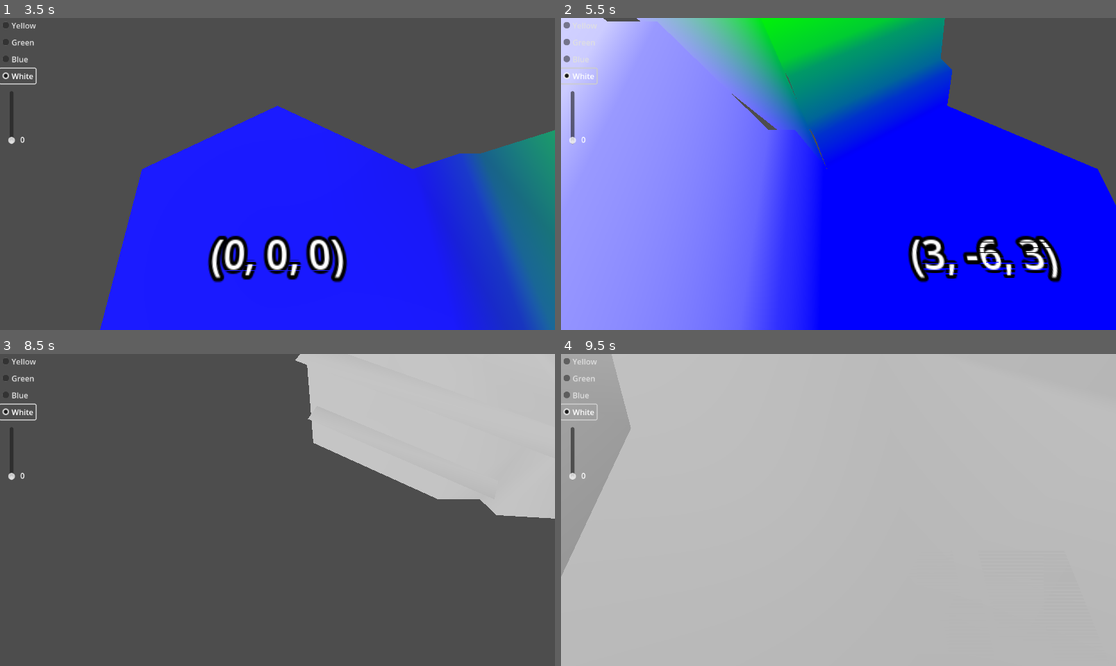
Above: before the commit, frames 1-4 (two rows, left to right).
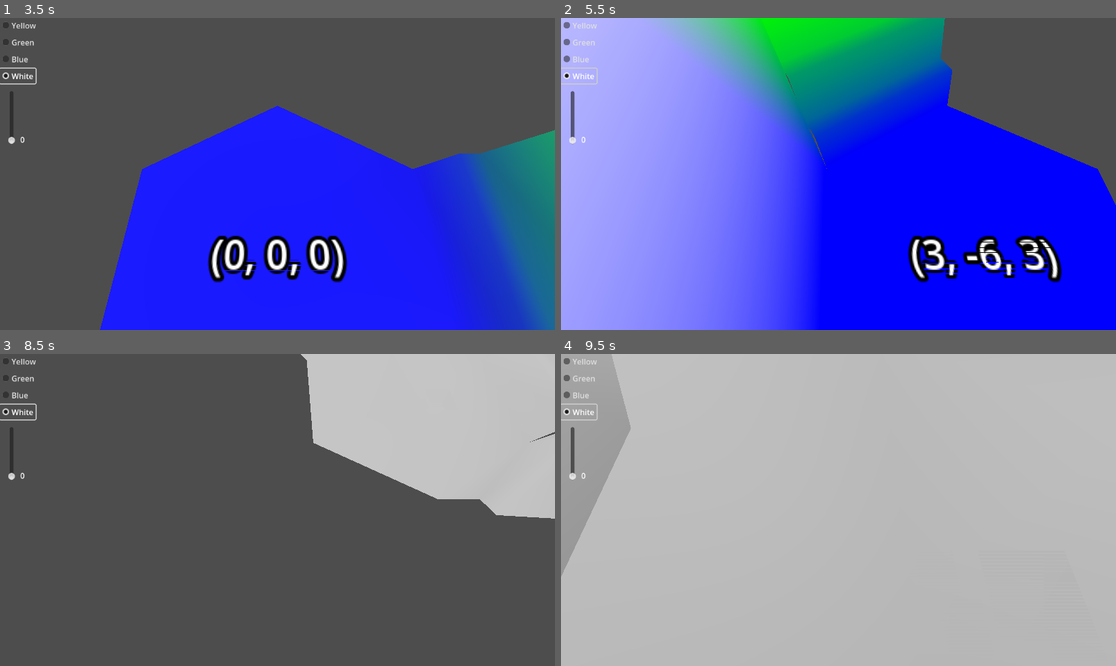
Above: after the commit, the same moments.

Repository: davepruitt/hex_map_godot
Game: Godot game, scene res://main.tscn
Same seed, same stepped clock (60 frames per second), same inputs: the game is played once before the commit and once after it.
Inputs (mouse positions are in pixels of both pictures, inside the frame that each line leads up to):
- Up to frame 1 (3.5 s): click "Yellow" at 0.5 s; click "Green" at 1.25 s; click "Blue" at 2 s; click "White" at 2.75 s
- Up to frame 2 (5.5 s): tap Enter at 3.5 s; move the mouse to (960, 158) at 3.52 s; hold Right (ui_right) 3.53-4.28 s; tap Z at 3.6 s; click (960, 158) at 3.67 s; move the mouse to (727, 189) at 4.27 s; hold Down (ui_down) 4.28-5.03 s; tap X at 4.35 s; move the mouse to (894, 105) at 5.02 s; hold Right (ui_right) from 5.03 s (still down); tap P at 5.1 s
- Up to frame 3 (8.5 s): move the mouse to (249, 572) at 5.77 s; release Right (ui_right) at 5.78 s; hold Up (ui_up) 5.78-6.53 s; tap one key every 0.75 s from 5.85 s: Z X P Z; click (249, 572) at 5.92 s; move the mouse to (444, 556) at 6.52 s; hold Left (ui_left) 6.53-8.03 s; move the mouse to (111, 463) at 7.27 s; move the mouse to (305, 510) at 8.02 s; hold Down (ui_down) from 8.03 s (still down); click (305, 510) at 8.17 s
- Up to frame 4 (9.5 s): move the mouse to (755, 432) at 8.77 s; release Down (ui_down) at 8.78 s; hold Right (ui_right) from 8.78 s (still down); tap X at 8.85 s

Frame 1 is identical in both runs. In frame 2, 1.2% of the frame differs, in the area x 0-45%, y 0-41%; in frame 3, less than 0.1%; in frame 4, less than 0.1%.

Commit message:
Implemented section 3 of tutorial 3: slopes vs cliffs

Diff:
--- /dev/null
+++ b/hex_project_godot/enums.gd
@@ -0,0 +1,3 @@
+class_name Enums
+
+enum HexEdgeType { Flat, Slope, Cliff }
--- a/hex_project_godot/hex_cell.gd
+++ b/hex_project_godot/hex_cell.gd
@@ -76,6 +76,9 @@
 	var opposite_direction = HexDirectionsClass.opposite(direction)
 	cell.hex_neighbors[int(opposite_direction)] = self
 
+func get_edge_type (direction: HexDirectionsClass.HexDirections) -> Enums.HexEdgeType:
+	return HexMetrics.get_edge_type(_elevation, hex_neighbors[int(direction)].elevation)
+
 #endregion
 
 #region Private methods
@@ -157,7 +160,10 @@
 	v3.y = neighbor_cell.elevation * HexMetrics.ELEVATION_STEP
 	v4.y = v3.y
 
-	_triangulate_edge_terraces(st, v1, v2, self, v3, v4, neighbor_cell)
+	if (get_edge_type(direction) == Enums.HexEdgeType.Slope):
+		_triangulate_edge_terraces(st, v1, v2, self, v3, v4, neighbor_cell)
+	else:
+		_add_quad(st, v1, v2, v3, v4, hex_color, hex_color, neighbor_cell.hex_color, neighbor_cell.hex_color)
 
 	#Get the next neighbor of the cell
 	var next_direction = HexDirectionsClass.next(direction)
--- a/hex_project_godot/hex_metrics.gd
+++ b/hex_project_godot/hex_metrics.gd
@@ -64,4 +64,15 @@
 	var h = step * HORIZONTAL_TERRACE_STEP_SIZE
 	return a.lerp(b, h)
 
+static func get_edge_type (elevation1: int, elevation2: int) -> Enums.HexEdgeType:
+	if (elevation1 == elevation2):
+		return Enums.HexEdgeType.Flat
+
+	var delta: int = elevation2 - elevation1
+	if (delta == 1) or (delta == -1):
+		return Enums.HexEdgeType.Slope
+
+	return Enums.HexEdgeType.Cliff
+
+
 #endregion
